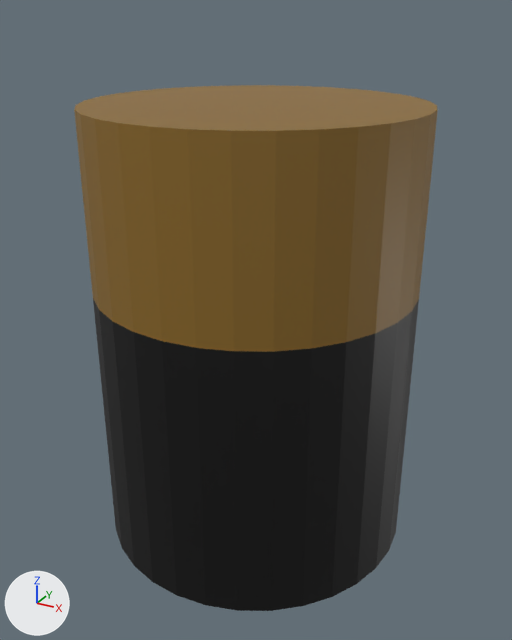
What one commit did to the FBX model HorrorGame/Assets/Mapa/Items/Pila.fbx.
Before and after are seen from a 50 mm camera at (2.01, -3.65, 2.27) aimed at (0.02, -0.04, 0.47). The axes (+X, +Y, +Z) are drawn at lower left. The lights are the same throughout. Where no turn or scale is listed for an object, it has been applied to the vertices.
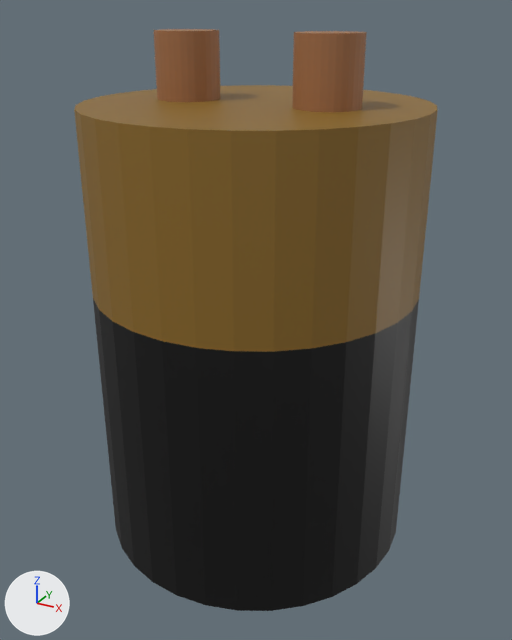
Edits to the bpy script that builds the scene:
```text
Add img_dorado_png:
    img_dorado_png = load_image('Dorado.png', '../Texturas/Dorado.png', 1024, 1024, 'sRGB')
Add mat_material_002:
    mat_material_002 = principled_material('Material.002')
    mat_material_002.texture = img_dorado_png
Add mat_material_003:
    mat_material_003 = principled_material('Material.003')
    mat_material_003.texture = img_dorado_png
Add me_cylinder_001:
    me_cylinder_001.from_pydata(...)  # 96 vertices, 66 faces; spans x -0.187..0.187, y -0.187..0.187, z -0.187..0.333
    me_cylinder_001.materials.append(mat_material_002)  # picture img_dorado_png
Add me_cylinder_002:
    me_cylinder_002.from_pydata(...)  # 96 vertices, 66 faces; spans x -0.187..0.187, y -0.187..0.187, z -0.187..0.333
    me_cylinder_002.materials.append(mat_material_003)  # picture img_dorado_png
Add ob_cylinder_001:
    ob_cylinder_001 = bpy.data.objects.new('Cylinder.001', me_cylinder_001)
    ob_cylinder_001.location = (-0.454, 0.0, 1.824)
Add ob_cylinder_002:
    ob_cylinder_002 = bpy.data.objects.new('Cylinder.002', me_cylinder_002)
    ob_cylinder_002.location = (0.435, 0.0, 1.824)
```

Boxes (x1, y1, x2, y2) around the edits, measured in the pictures (512 x 640 px):
'Cylinder.002', added (brown)
    after: (292, 31, 367, 112)
'Cylinder.001', added (brown)
    after: (154, 29, 221, 102)
